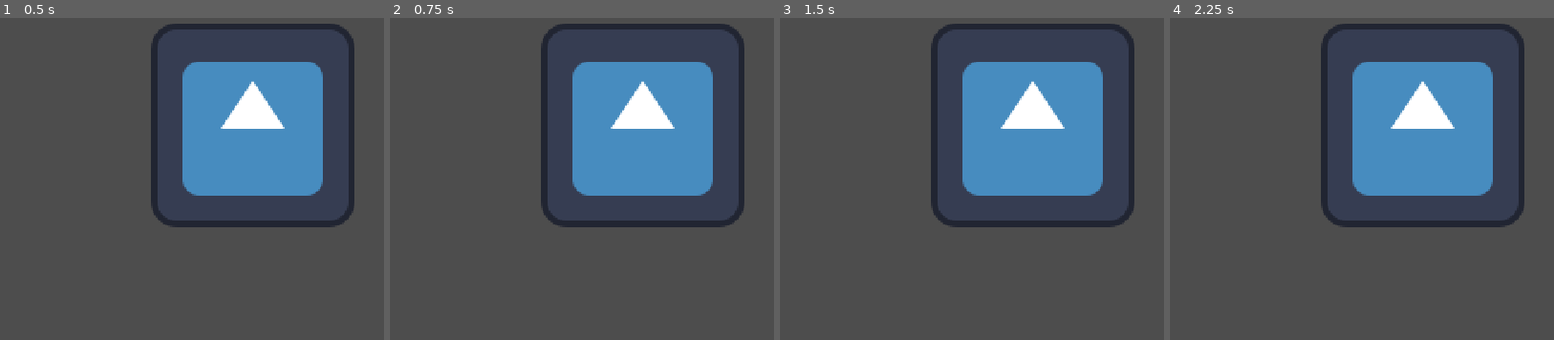
Above: before the commit, frames 1-4 (left to right).
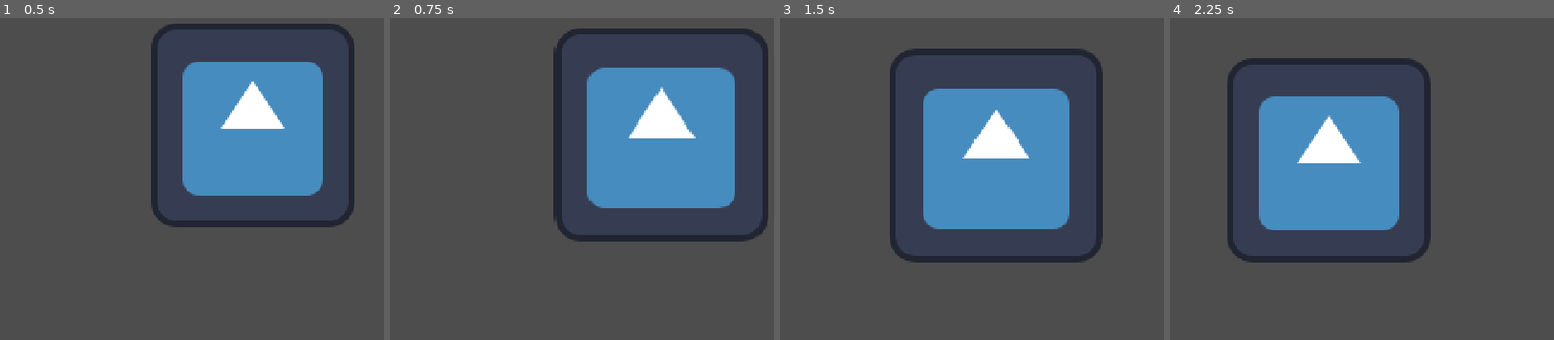
Above: after the commit, the same moments.

Repository: Guy-Michael/dead-jokes
Game: Godot game, scene res://Scenes/emily_scene.tscn
Same seed, same stepped clock (60 frames per second), same inputs: the game is played once before the commit and once after it. This scene is started directly instead of the project's main scene. The engine's default icon, where the game draws it, is replaced by a stand-in: a white triangle on a blue panel in a dark square.
Inputs (mouse positions are in pixels of both pictures, inside the frame that each line leads up to):
- Up to frame 1 (0.5 s): no input
- Up to frame 2 (0.75 s): tap Enter at 0.5 s; move the mouse to (643, 121) at 0.52 s; press the mouse at (643, 121) at 0.53 s
- Up to frame 3 (1.5 s): tap Space at 1.25 s; move the mouse to (891, 175) at 1.27 s; release the mouse at (891, 175) at 1.28 s; click (891, 175) at 1.35 s
- Up to frame 4 (2.25 s): tap Enter at 2 s; move the mouse to (1511, 59) at 2.02 s; press the mouse at (1511, 59) at 2.03 s

Frame 1 is identical in both runs. In frame 2, 15% of the frame differs, in the area x 39-99%, y 1-70%; in frame 3, 22%; in frame 4, 29%, in the area x 14-93%, y 1-76%.
Error before the commit: Parse Error: Could not find type "gloabls" in the current scope. (res://Scripts/joke_componnent.gd:8)

Commit message:
Fixed a spelling mistake

Diff:
--- a/Scripts/joke_componnent.gd
+++ b/Scripts/joke_componnent.gd
@@ -5,19 +5,19 @@
 var body_ref	#Refrence to the dropable area when the object enters it
 var offset: Vector2		#For maintaing the position of the object relative to the mouse pos
 var inital_pos: Vector2		#Keeps the inital position of the object
-@export var component_type: gloabls.Joke_Component
+@export var component_type: globals.Joke_Component
 
 func _process(_delta):
 	if draggable:
 		if Input.is_action_just_pressed("click"):
 			inital_pos = global_position
 			offset = get_global_mouse_position() - global_position
-			gloabls.is_dragging = true
+			globals.is_dragging = true
 
 		if Input.is_action_pressed("click"):
 			global_position = get_global_mouse_position() - offset
 		elif Input.is_action_just_released("click"):
-			gloabls.is_dragging = false
+			globals.is_dragging = false
 			var tween = get_tree().create_tween()
 			if is_inside_dropable:
 				var t = Tween.new()
@@ -27,12 +27,12 @@
 				tween.tween_property(self, "position", inital_pos, 0.2).set_ease(Tween.EASE_OUT)
 func _on_area_2d_mouse_entered():
 	#Making sure we are dragging only one object
-	if not gloabls.is_dragging:
+	if not globals.is_dragging:
 		draggable = true
 		scale = Vector2(1.05, 1.05)		#Scaling the sprite (more for the visual effect)
 
 func _on_area_2d_mouse_exited():
-	if not gloabls.is_dragging:
+	if not globals.is_dragging:
 		draggable = false
 		scale = Vector2(1, 1)
 
